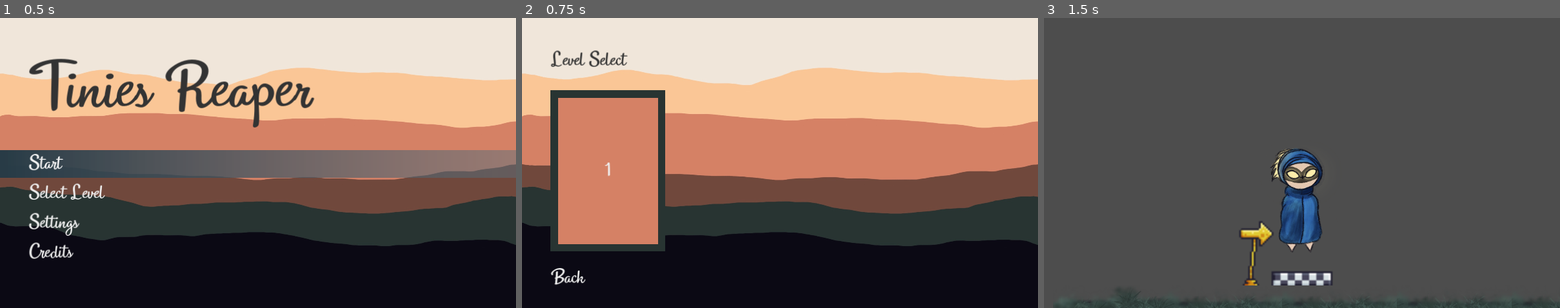
Above: before the commit, frames 1-3 (left to right).
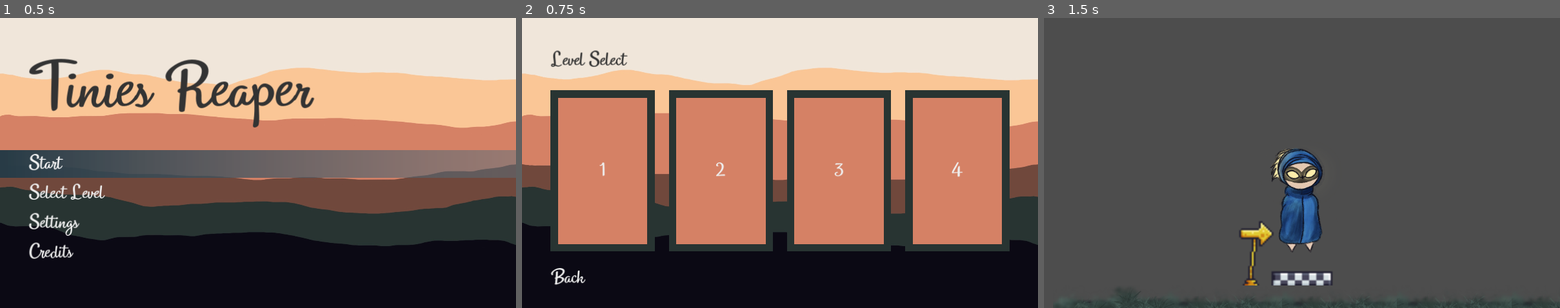
Above: after the commit, the same moments.

Repository: benitsch/Ludum-Dare-56
Game: Godot game, scene res://scenes/ui/main_menu.tscn
Same seed, same stepped clock (60 frames per second), same inputs: the game is played once before the commit and once after it.
Inputs:
- Up to frame 1 (0.5 s): no input
- Up to frame 2 (0.75 s): click "Select Level" at 0.5 s
- Up to frame 3 (1.5 s): click "1" at 1.25 s

Frame 1 is identical in both runs. In frame 2, 24% of the frame differs, in the area x 15-95%, y 24-81%; in frame 3, nothing differs.

Commit message:
modified level select to automatically generate level buttons

Diff:
--- /dev/null
+++ b/scenes/ui/level_select_button.tscn
@@ -0,0 +1,12 @@
+[gd_scene load_steps=3 format=3 uid="uid://cgvdgc8s43q4k"]
+
+[ext_resource type="Theme" uid="uid://bpiv3xaellyar" path="res://assets/themes/level_select_theme.tres" id="1_vqxgy"]
+[ext_resource type="Script" path="res://scripts/ui/level_select_button.gd" id="2_b4q5t"]
+
+[node name="LevelSelectButton" type="Button"]
+size_flags_horizontal = 3
+size_flags_vertical = 3
+theme = ExtResource("1_vqxgy")
+text = "1"
+script = ExtResource("2_b4q5t")
+textAlignment = 1
--- a/scenes/ui/level_select_menu.tscn
+++ b/scenes/ui/level_select_menu.tscn
@@ -1,10 +1,9 @@
-[gd_scene load_steps=6 format=3 uid="uid://ch6ngt47ojjyx"]
+[gd_scene load_steps=5 format=3 uid="uid://ch6ngt47ojjyx"]
 
 [ext_resource type="PackedScene" uid="uid://bp0kh61x22hov" path="res://scenes/ui/background.tscn" id="1_ng67u"]
 [ext_resource type="Theme" uid="uid://sskftnklcksg" path="res://assets/themes/default_theme.tres" id="1_upemk"]
 [ext_resource type="PackedScene" uid="uid://bhy6v7h1w250f" path="res://scenes/ui/back_button.tscn" id="2_jxpcs"]
-[ext_resource type="Script" path="res://scripts/ui/level_select_button.gd" id="4_0e4kc"]
-[ext_resource type="Theme" uid="uid://bpiv3xaellyar" path="res://assets/themes/level_select_theme.tres" id="4_xg2pg"]
+[ext_resource type="Script" path="res://scripts/ui/level_select_menu.gd" id="2_wljy3"]
 
 [node name="LevelSelectMenu" type="Control"]
 layout_mode = 3
@@ -14,6 +13,7 @@
 grow_horizontal = 2
 grow_vertical = 2
 theme = ExtResource("1_upemk")
+script = ExtResource("2_wljy3")
 
 [node name="Background" parent="." instance=ExtResource("1_ng67u")]
 layout_mode = 1
@@ -46,21 +46,12 @@
 theme_override_constants/margin_right = 64
 theme_override_constants/margin_bottom = 122
 
-[node name="GridContainer" type="GridContainer" parent="VBoxContainer/MarginContainer2"]
+[node name="LevelGrid" type="GridContainer" parent="VBoxContainer/MarginContainer2"]
+unique_name_in_owner = true
 layout_mode = 2
 theme_override_constants/h_separation = 32
 theme_override_constants/v_separation = 32
 columns = 4
 
-[node name="LevelSelectButton" type="Button" parent="VBoxContainer/MarginContainer2/GridContainer"]
-layout_mode = 2
-size_flags_horizontal = 3
-size_flags_vertical = 3
-theme = ExtResource("4_xg2pg")
-text = "1"
-script = ExtResource("4_0e4kc")
-levelNumber = 1
-textAlignment = 1
-
 [node name="BackButton" parent="VBoxContainer" instance=ExtResource("2_jxpcs")]
 layout_mode = 2
--- a/scripts/ui/level_select_button.gd
+++ b/scripts/ui/level_select_button.gd
@@ -4,7 +4,8 @@
 @export var levelNumber: int = -1;
 
 func _ready() -> void:
-    if levelNumber > 0:
+    self.text = '%d' % levelNumber
+    if levelNumber > -1:
         var levelString: String = '%02d' % levelNumber
         self.targetScenePath = 'res://scenes/levels/level_' + levelString + '.tscn'
     super._ready()
--- /dev/null
+++ b/scripts/ui/level_select_menu.gd
@@ -0,0 +1,16 @@
+extends Control
+
+@onready var grid: GridContainer = %LevelGrid
+
+var levelCount: int = 4
+var scene: Resource = preload('res://scenes/ui/level_select_button.tscn')
+
+func _ready() -> void:
+    if levelCount < 1:
+        return
+
+    for nLevel in range(1, levelCount + 1):
+        var instance = scene.instantiate()
+        if instance is LevelSelectButton:
+            instance.levelNumber = nLevel
+        grid.add_child(instance)
